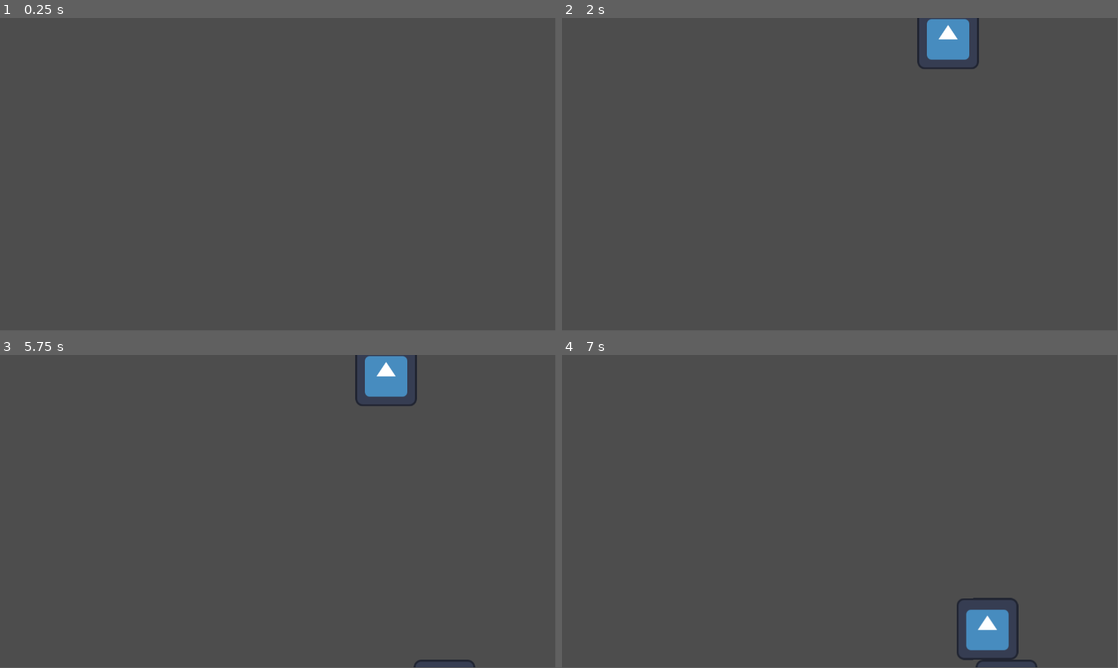
Above: before the commit, frames 1-4 (two rows, left to right).
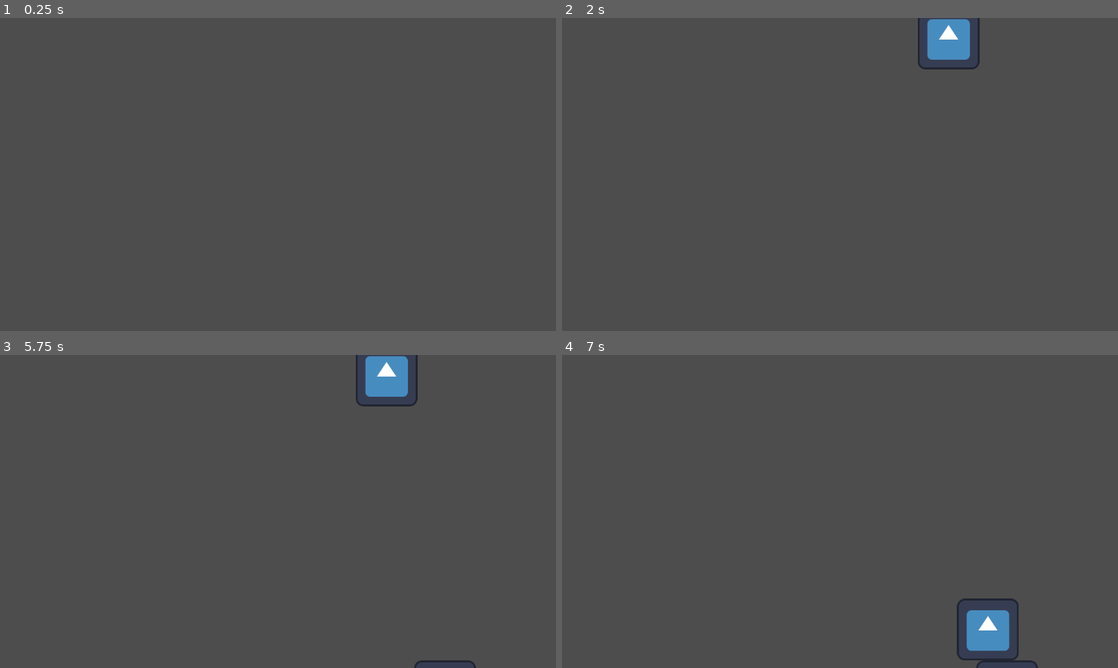
Above: after the commit, the same moments.

Repository: kilmanio/gamejam2024
Game: Godot game, scene res://gametest.tscn
Two runs of this game, one before a commit and one after it. Both use one fixed random seed, a clock stepped at 60 frames per second and the inputs below. The engine's default icon, where the game draws it, is replaced by a stand-in: a white triangle on a blue panel in a dark square.
Inputs:
- Up to frame 1 (0.25 s): no input
- Up to frame 2 (2 s): tap Enter at 0.5 s; hold Right (ui_right) 0.53-1.28 s; tap Space at 1.25 s; hold Down (ui_down) from 1.28 s (still down)
- Up to frame 3 (5.75 s): release Down (ui_down) at 2.03 s; hold Right (ui_right) 2.03-3.53 s; tap Enter at 3.5, 5 s; hold Left (ui_left) 3.53-5.03 s; tap Space at 4.25 s; hold Down (ui_down) from 5.03 s (still down)
- Up to frame 4 (7 s): release Down (ui_down) at 5.78 s; hold Right (ui_right) from 5.78 s (still down)
In our replay, the window is 799x449 before the commit and 800x450 after it. These sizes can differ from the game's own. Grey fills any space a smaller window leaves; there, only what the larger window draws over its background counts as a difference.

The runs differ from the first frame. In frame 1, only the window size differs. In frame 2, 0.1% of the frame differs, in the area x 63-76%, y 0-17%; in frame 3, 0.2%; in frame 4, 0.2%, in the area x 71-86%, y 77-100%.

Commit message:
Inital graphics commit

Diff:
--- a/project.godot
+++ b/project.godot
@@ -14,3 +14,8 @@
 run/main_scene="res://gametest.tscn"
 config/features=PackedStringArray("4.3", "Forward Plus")
 config/icon="res://icon.svg"
+
+[display]
+
+window/stretch/mode="canvas_items"
+window/stretch/aspect="expand"
--- /dev/null
+++ b/scenes/background.tscn
@@ -0,0 +1,103 @@
+[gd_scene load_steps=12 format=3 uid="uid://cb1sgodtqtr3y"]
+
+[ext_resource type="Texture2D" uid="uid://dot040y4harte" path="res://graphics/background/sun.png" id="1_3lot0"]
+[ext_resource type="Texture2D" uid="uid://c83hftg55mhn5" path="res://graphics/background/ground2.png" id="2_2afyr"]
+[ext_resource type="Texture2D" uid="uid://ull28yfxs8tw" path="res://graphics/background/pyramid.png" id="3_mcdax"]
+[ext_resource type="Texture2D" uid="uid://d038do7hpbxtl" path="res://graphics/background/obelisk.png" id="4_hcjdp"]
+[ext_resource type="Texture2D" uid="uid://b44838i2iw22s" path="res://graphics/background/ground.png" id="5_sda8o"]
+[ext_resource type="Texture2D" uid="uid://683j8ks4m7ha" path="res://graphics/background/sphinx.png" id="6_7ohte"]
+[ext_resource type="Texture2D" uid="uid://coduwra6v8km5" path="res://graphics/background/ground3.png" id="7_godyt"]
+
+[sub_resource type="Gradient" id="Gradient_7w1p2"]
+colors = PackedColorArray(0, 0.458824, 1, 0.254902, 0.807843, 1, 1, 1)
+
+[sub_resource type="GradientTexture2D" id="GradientTexture2D_nmhka"]
+gradient = SubResource("Gradient_7w1p2")
+fill_from = Vector2(0.5, 1)
+fill_to = Vector2(0.5, 0)
+
+[sub_resource type="Gradient" id="Gradient_5duij"]
+colors = PackedColorArray(1, 0.839216, 0.384314, 0.411765, 1, 1, 0.560784, 0.411765)
+
+[sub_resource type="GradientTexture2D" id="GradientTexture2D_7d8lb"]
+gradient = SubResource("Gradient_5duij")
+fill_from = Vector2(0.56422, 1)
+fill_to = Vector2(0.5, 0)
+
+[node name="Background" type="Control"]
+layout_mode = 3
+anchors_preset = 15
+anchor_right = 1.0
+anchor_bottom = 1.0
+grow_horizontal = 2
+grow_vertical = 2
+
+[node name="Sun" type="Sprite2D" parent="."]
+modulate = Color(1, 0.760784, 0, 1)
+position = Vector2(582, 318)
+texture = ExtResource("1_3lot0")
+
+[node name="Ground2" type="Sprite2D" parent="."]
+modulate = Color(0.74545, 0.421074, 1.92523e-07, 1)
+position = Vector2(760, 330)
+texture = ExtResource("2_2afyr")
+
+[node name="Pyramid2" type="Sprite2D" parent="."]
+modulate = Color(1, 0.462745, 0.298039, 1)
+position = Vector2(930, 464)
+rotation = 0.231728
+scale = Vector2(0.366211, 0.366211)
+texture = ExtResource("3_mcdax")
+
+[node name="Obelisk" type="Sprite2D" parent="."]
+modulate = Color(1, 0.462745, 0.298039, 1)
+position = Vector2(772, 486)
+scale = Vector2(0.0805305, 0.0805305)
+texture = ExtResource("4_hcjdp")
+
+[node name="Ground" type="Sprite2D" parent="."]
+modulate = Color(0.836179, 0.47381, 7.70092e-07, 1)
+position = Vector2(593, 310)
+texture = ExtResource("5_sda8o")
+
+[node name="Obelisk2" type="Sprite2D" parent="."]
+modulate = Color(1, 0.462745, 0.298039, 1)
+position = Vector2(548, 497)
+rotation = 0.113591
+scale = Vector2(0.132185, 0.132185)
+texture = ExtResource("4_hcjdp")
+
+[node name="Pyramid" type="Sprite2D" parent="."]
+modulate = Color(1, 0.462745, 0.298039, 1)
+position = Vector2(151, 445)
+scale = Vector2(0.621094, 0.621094)
+texture = ExtResource("3_mcdax")
+
+[node name="Sphinx" type="Sprite2D" parent="."]
+modulate = Color(1, 0.462745, 0.298039, 1)
+position = Vector2(373, 496)
+scale = Vector2(0.147057, 0.147057)
+texture = ExtResource("6_7ohte")
+
+[node name="TextureRect2" type="TextureRect" parent="."]
+layout_mode = 1
+anchors_preset = 15
+anchor_right = 1.0
+anchor_bottom = 1.0
+grow_horizontal = 2
+grow_vertical = 2
+texture = SubResource("GradientTexture2D_nmhka")
+
+[node name="Ground3" type="Sprite2D" parent="."]
+modulate = Color(0.990533, 0.566839, 1.15514e-06, 1)
+position = Vector2(644, 557)
+texture = ExtResource("7_godyt")
+
+[node name="TextureRect3" type="TextureRect" parent="."]
+layout_mode = 1
+anchors_preset = 15
+anchor_right = 1.0
+anchor_bottom = 1.0
+grow_horizontal = 2
+grow_vertical = 2
+texture = SubResource("GradientTexture2D_7d8lb")
--- /dev/null
+++ b/scenes/main.tscn
@@ -0,0 +1,131 @@
+[gd_scene load_steps=14 format=3 uid="uid://dbhngx8uccac0"]
+
+[ext_resource type="Texture2D" uid="uid://ull28yfxs8tw" path="res://graphics/background/pyramid.png" id="1_qwb1o"]
+[ext_resource type="Texture2D" uid="uid://dot040y4harte" path="res://graphics/background/sun.png" id="2_e3lo2"]
+[ext_resource type="Texture2D" uid="uid://b44838i2iw22s" path="res://graphics/background/ground.png" id="2_hnu2p"]
+[ext_resource type="Texture2D" uid="uid://c83hftg55mhn5" path="res://graphics/background/ground2.png" id="2_mw5fo"]
+[ext_resource type="Texture2D" uid="uid://d038do7hpbxtl" path="res://graphics/background/obelisk.png" id="4_1b2mb"]
+[ext_resource type="Texture2D" uid="uid://683j8ks4m7ha" path="res://graphics/background/sphinx.png" id="6_didu3"]
+[ext_resource type="Texture2D" uid="uid://coduwra6v8km5" path="res://graphics/background/ground3.png" id="11_3datw"]
+
+[sub_resource type="Gradient" id="Gradient_rf5ua"]
+offsets = PackedFloat32Array(0, 0.584416, 1)
+colors = PackedColorArray(0.560169, 0.310877, 2.88785e-07, 1, 0.248889, 0.653266, 0.745654, 1, 0.562738, 0.87401, 0.953635, 1)
+
+[sub_resource type="GradientTexture2D" id="GradientTexture2D_ilqvh"]
+gradient = SubResource("Gradient_rf5ua")
+fill_from = Vector2(0.545872, 0.720183)
+fill_to = Vector2(0.536697, 0)
+
+[sub_resource type="Gradient" id="Gradient_wgdw8"]
+colors = PackedColorArray(0, 0.458824, 1, 0.254902, 0.807843, 1, 1, 1)
+
+[sub_resource type="GradientTexture2D" id="GradientTexture2D_20pu4"]
+gradient = SubResource("Gradient_wgdw8")
+fill_from = Vector2(0.5, 1)
+fill_to = Vector2(0.5, 0)
+
+[sub_resource type="Gradient" id="Gradient_pq0ee"]
+colors = PackedColorArray(1, 0.839216, 0.384314, 0.411765, 1, 1, 0.560784, 0.411765)
+
+[sub_resource type="GradientTexture2D" id="GradientTexture2D_y3tlq"]
+gradient = SubResource("Gradient_pq0ee")
+fill_from = Vector2(0.56422, 1)
+fill_to = Vector2(0.5, 0)
+
+[node name="Main" type="Node2D"]
+position = Vector2(0, 22)
+
+[node name="TextureRect3" type="TextureRect" parent="."]
+anchors_preset = 8
+anchor_left = 0.5
+anchor_top = 0.5
+anchor_right = 0.5
+anchor_bottom = 0.5
+offset_left = 3.0
+offset_top = -21.0
+offset_right = 1157.0
+offset_bottom = 652.0
+grow_horizontal = 2
+grow_vertical = 2
+texture = SubResource("GradientTexture2D_ilqvh")
+
+[node name="Sun" type="Sprite2D" parent="."]
+modulate = Color(1, 0.760784, 0, 1)
+position = Vector2(550, 319)
+texture = ExtResource("2_e3lo2")
+
+[node name="Ground2" type="Sprite2D" parent="."]
+modulate = Color(0.74545, 0.421074, 1.92523e-07, 1)
+position = Vector2(760, 330)
+texture = ExtResource("2_mw5fo")
+
+[node name="Pyramid2" type="Sprite2D" parent="."]
+modulate = Color(1, 0.462745, 0.298039, 1)
+position = Vector2(930, 464)
+rotation = 0.231728
+scale = Vector2(0.366211, 0.366211)
+texture = ExtResource("1_qwb1o")
+
+[node name="Obelisk" type="Sprite2D" parent="."]
+modulate = Color(1, 0.462745, 0.298039, 1)
+position = Vector2(772, 486)
+scale = Vector2(0.0805305, 0.0805305)
+texture = ExtResource("4_1b2mb")
+
+[node name="Ground" type="Sprite2D" parent="."]
+modulate = Color(0.836179, 0.47381, 7.70092e-07, 1)
+position = Vector2(593, 310)
+texture = ExtResource("2_hnu2p")
+
+[node name="Obelisk2" type="Sprite2D" parent="."]
+modulate = Color(1, 0.462745, 0.298039, 1)
+position = Vector2(548, 497)
+rotation = 0.113591
+scale = Vector2(0.132185, 0.132185)
+texture = ExtResource("4_1b2mb")
+
+[node name="Pyramid" type="Sprite2D" parent="."]
+modulate = Color(1, 0.462745, 0.298039, 1)
+position = Vector2(151, 445)
+scale = Vector2(0.621094, 0.621094)
+texture = ExtResource("1_qwb1o")
+
+[node name="Sphinx" type="Sprite2D" parent="."]
+modulate = Color(1, 0.462745, 0.298039, 1)
+position = Vector2(373, 496)
+scale = Vector2(0.147057, 0.147057)
+texture = ExtResource("6_didu3")
+
+[node name="TextureRect" type="TextureRect" parent="."]
+anchors_preset = 8
+anchor_left = 0.5
+anchor_top = 0.5
+anchor_right = 0.5
+anchor_bottom = 0.5
+offset_left = 3.0
+offset_top = -21.0
+offset_right = 1157.0
+offset_bottom = 651.0
+grow_horizontal = 2
+grow_vertical = 2
+texture = SubResource("GradientTexture2D_20pu4")
+
+[node name="Ground3" type="Sprite2D" parent="."]
+modulate = Color(0.990533, 0.566839, 1.15514e-06, 1)
+position = Vector2(644, 557)
+texture = ExtResource("11_3datw")
+
+[node name="TextureRect2" type="TextureRect" parent="."]
+anchors_preset = 8
+anchor_left = 0.5
+anchor_top = 0.5
+anchor_right = 0.5
+anchor_bottom = 0.5
+offset_left = 3.0
+offset_top = -21.0
+offset_right = 1157.0
+offset_bottom = 651.0
+grow_horizontal = 2
+grow_vertical = 2
+texture = SubResource("GradientTexture2D_y3tlq")
--- /dev/null
+++ b/scenes/player_gfx.tscn
@@ -0,0 +1,3 @@
+[gd_scene format=3 uid="uid://d0rjstwyyqvrc"]
+
+[node name="PlayerGFX" type="Node2D"]
--- /dev/null
+++ b/shaders/tractor_beam.gdshader
@@ -0,0 +1,35 @@
+shader_type canvas_item;
+
+uniform vec4 color_one : source_color;
+uniform vec4 color_two : source_color;
+uniform sampler2D mask_texture : repeat_enable;
+uniform float speed = 1.0;
+
+uniform sampler2D dissolve_texture : source_color;
+uniform float dissolve_value : hint_range(0,1);
+
+void vertex() {
+	// Called for every vertex the material is visible on.
+	VERTEX += vec2(0, sin(TIME*100.0)*speed);
+}
+
+void fragment() {
+	// Called for every pixel the material is visible on.
+	vec2 move = vec2(0,1) * TIME * speed;
+	COLOR = texture(TEXTURE, UV);
+	vec3 col2 = texture(TEXTURE, UV).rgb * color_two.rgb;
+	float alpha = texture(mask_texture, UV + move).r;
+	vec3 color = texture(TEXTURE, UV).rgb * color_one.rgb;
+	vec3 m = mix(col2, color, alpha);
+	COLOR.rgb = m;
+
+	vec4 dissolve = texture(dissolve_texture, UV);
+	vec4 main = texture(TEXTURE, UV);
+	main.a *= floor(dissolve_value + min(1, dissolve.x));
+	COLOR.a = main.a;
+}
+
+//void light() {
+	// Called for every pixel for every light affecting the CanvasItem.
+	// Uncomment to replace the default light processing function with this one.
+//}
--- /dev/null
+++ b/shaders/tractor_beam_item.gdshader
@@ -0,0 +1,42 @@
+shader_type canvas_item;
+
+uniform vec4 base_color : source_color;
+uniform vec4 color_one : source_color;
+uniform vec4 color_two : source_color;
+uniform sampler2D mask_texture : repeat_enable;
+uniform float speed = 1.0;
+
+uniform sampler2D dissolve_texture : source_color;
+uniform float dissolve_value : hint_range(0,1);
+
+uniform bool is_tractored = false;
+
+void vertex() {
+	// Called for every vertex the material is visible on.
+	VERTEX += vec2(0, sin(TIME*100.0)*speed);
+}
+
+void fragment() {
+	// Called for every pixel the material is visible on.
+	vec2 move = vec2(0,1) * TIME * speed;
+	COLOR = texture(TEXTURE, UV);
+	vec3 col2 = texture(TEXTURE, UV).rgb * color_two.rgb;
+	float alpha = texture(mask_texture, UV + move).r;
+	vec3 color = texture(TEXTURE, UV).rgb * color_one.rgb;
+	vec3 m = mix(col2, color, alpha);
+	COLOR.rgb = m;
+	COLOR.a = color_two.a;
+
+	vec4 dissolve = texture(mask_texture, UV);
+	vec4 main = texture(TEXTURE, UV);
+	COLOR.a = main.a;
+	if (is_tractored == false)
+	{
+		COLOR.rgb = texture(TEXTURE, UV).rgb * base_color.rgb;
+	}
+}
+
+//void light() {
+	// Called for every pixel for every light affecting the CanvasItem.
+	// Uncomment to replace the default light processing function with this one.
+//}
Binary file added: graphics/background/ground.png
Not shown, added: graphics/background/ground.png.import
Binary file added: graphics/background/ground2.png
Not shown, added: graphics/background/ground2.png.import
Binary file added: graphics/background/ground3.png
Not shown, added: graphics/background/ground3.png.import
Binary file added: graphics/background/obelisk.png
Not shown, added: graphics/background/obelisk.png.import
Binary file added: graphics/background/pyramid.png
Not shown, added: graphics/background/pyramid.png.import
Binary file added: graphics/background/sphinx.png
Not shown, added: graphics/background/sphinx.png.import
(and 14 more such lines)
